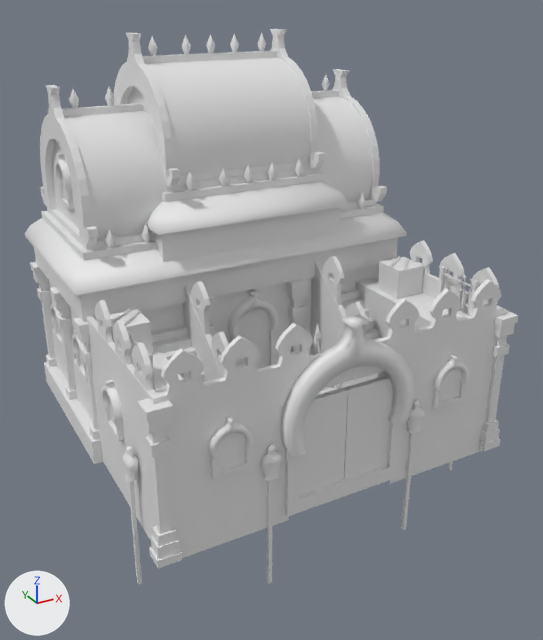
Renders of the COLLADA model art/meshes/structural/tamiles/barracks.dae from each side of a commit.
Rendered twice from a 50 mm camera at (-16.8, -32.2, 21.3) aimed at (0.3, -1.0, 5.7). Lighting does not change. The marker at lower left points along +X, +Y and +Z. The first picture is the older version. Where no turn or scale is listed for an object, it has been applied to the vertices. Vertices at exactly the same position are counted once.

In view in the first picture: 'barracks'.
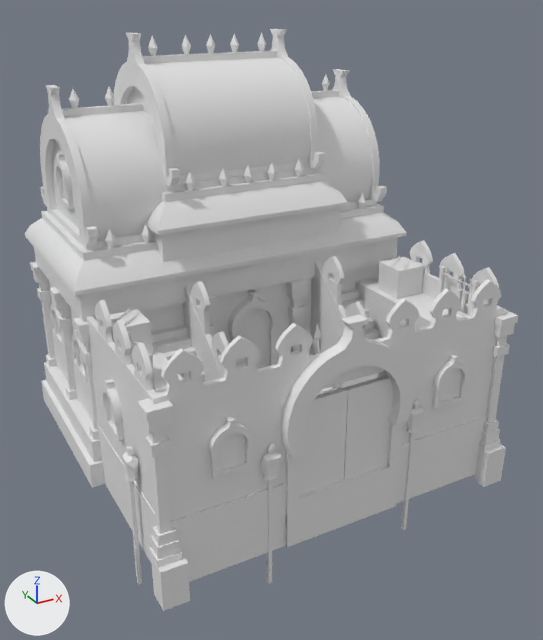
Where the newer file only moved an object's origin or applied its transform, the numbers keep the older frame.

Boxes (x1, y1, x2, y2) around the edits, measured in the pictures (543 x 640 px):
'barracks', reshaped: before (25, 29, 518, 585); after (25, 29, 518, 611)
part 1 of me_esfera_185, added: after (41, 380, 105, 488)
part 2 of me_esfera_185, added: after (396, 416, 487, 504)
part 3 of me_esfera_185, added: after (151, 554, 190, 611)
part 4 of me_esfera_185, added: after (470, 444, 506, 487)
part 5 of me_esfera_185, built on: before (419, 346, 494, 416); after (97, 347, 494, 582)

The change in detail:
me_esfera_185 is used by ob_barracks; location (0.0, 0.0, 0.0).
me_esfera_185 had 5846 vertices, 8598 faces and spanned x -9.4..9.5, y -9.2..9.9, z -3.6..19.3.
me_esfera_185 now has 5917 vertices, 8690 faces and spans x -9.6..9.6, y -9.3..9.9, z -3.6..19.3.
me_esfera_185 part 1: the loose piece of 17 vertices spanning x -9.3..9.3, y -0.1..9.8, z -0.5..0.8 is copied, and the copy is scaled about its middle by 1.03, then moved by (0.0, 0.0, -1.2); it spans x -9.6..9.6, y -0.2..9.9, z -1.8..-0.4.
me_esfera_185 part 2: the loose piece of 9 vertices spanning x 2.7..8.9, y -8.6..0.4, z -0.5..2.7 is copied, and the copy is scaled about its middle by 1.03, then moved by (0.0, 0.1, -1.2); it spans x 2.5..9.0, y -8.6..0.6, z -1.8..1.5.
me_esfera_185 part 3: the loose piece of 8 vertices spanning x -9.3..-8.3, y -9.0..-8.1, z -0.2..0.2 is copied, and the copy is scaled about its middle by (1.13, 1.13, 5.36), then moved by (0.1, -0.2, -1.2); it spans x -9.3..-8.1, y -9.3..-8.3, z -2.2..-0.2.
me_esfera_185 part 4: the loose piece of 8 vertices spanning x 8.2..9.3, y -9.0..-8.1, z -0.2..0.2 is copied, and the copy is scaled about its middle by (1.13, 1.13, 5.36), then moved by (0.1, -0.2, -1.2); it spans x 8.2..9.4, y -9.3..-8.3, z -2.2..-0.2.
Part 5, on me_esfera_185:
2 vertices are removed from x 8.7..8.9, y -8.6..-8.3, z 2.7.
6 faces are deleted.
14 vertices are added at x -8.9..2.9, y -8.8..0.6, z -1.8..1.6.
22 new faces join them.
Other edits to the shape of me_esfera_185 do not show in these pictures.
